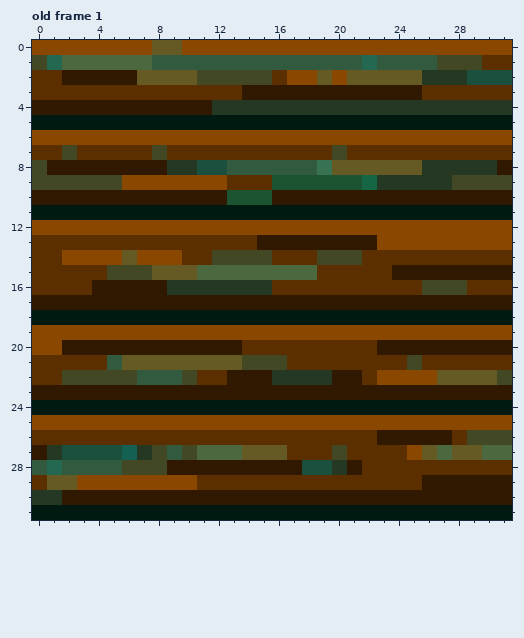
A pixel-art file gets an edit: Assets/Divers/Planks.aseprite. Above is the file before it was changed.
32x32 pixels, 1 frame. Shown: old frame 1. The commit also changed other frames, which this record leaves out.
The same view after the edit:
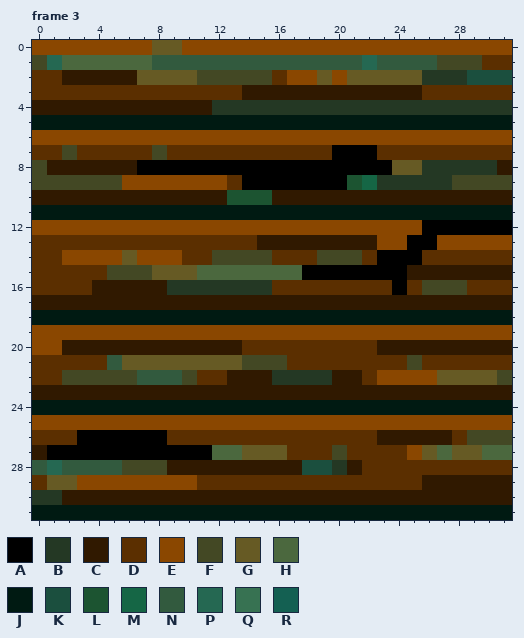
Palette (. is transparent): A #000000  B #243824  C #301900  D #5b2f00  E #8a4700  F #434824  G #665a24  H #4b683e  J #001a12  K #1b4f3e  L #1c5431  M #156645  N #325a3e  P #256852  Q #377252  R #146052
A new or re-ordered frame is compared with the old frame closest to it.
From old to new:
frames 1 -> 7
Changed rows in their new state; - is an unchanged pixel.
Frame 3 is new; against old frame 1:
first column x 7:
 7 -------------AAA---------
 8 AAAAAAAAAAAAAAAAA--------
 9 -------AAAAAAA-----------
12 -------------------AAAAAA
13 ------------------AA-----
14 ----------------AAA------
15 -----------AAAAAAA-------
16 -----------------A-------
first column x 1:
26 --AAAAAA---
27 AAAAAAAAAAA
